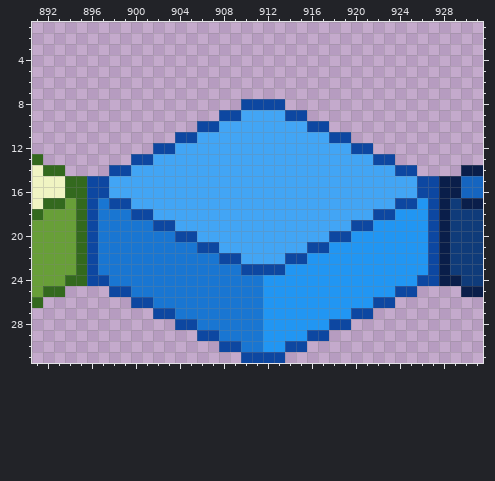
Pixel-art file, stored at floor-tiles.aseprite. Above: the version before the commit.
1248x32 pixels, 1 frame. Colours within 5 levels of each other are drawn and written as one. Shown: x 891..931, y 1..31.
The result:
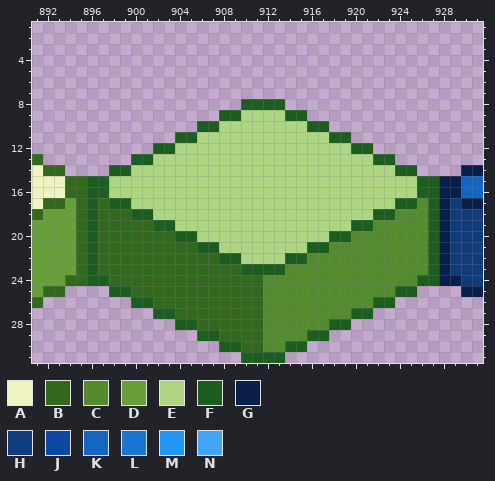
Palette (. is transparent): A #f0f4c3  B #33691e  C #558b2f  D #689f38  E #aed581  F #1b5e20  G #0a1e4a  H #0f3b7a  J #0d47a1  K #1565c0  L #1976d2  M #2196f3  N #42a5f5
Message: normal yellow green tile
The edit:
The author changed colour L to colour B in row 17 at x 897; in row 18 at x 897 to 899; in row 19 at x 897 to 901; in row 20 at x 897 to 903; in row 21 at x 897 to 905; in row 22 at x 897 to 907.
The author changed colour L to colour B in row 23 at x 897 to 909; in row 24 at x 898 to 911; in row 25 at x 900 to 911; in row 26 at x 902 to 911; in row 27 at x 904 to 911; in row 28 at x 906 to 911.
The author changed colour L to colour B in row 29 at x 908 to 911; in row 30 at x 910 to 911.
The author changed colour M to colour C in row 17 at x 926; in row 18 at x 924 to 926; in row 19 at x 922 to 926; in row 20 at x 920 to 926; in row 21 at x 918 to 926; in row 22 at x 916 to 926.
The author changed colour M to colour C in row 23 at x 914 to 926; in row 24 at x 912 to 925; in row 25 at x 912 to 923; in row 26 at x 912 to 921; in row 27 at x 912 to 919; in row 28 at x 912 to 917.
The author changed colour M to colour C in row 29 at x 912 to 915; in row 30 at x 912 to 913.
The author changed colour N to colour E in row 9 at x 910 to 913; in row 10 at x 908 to 915; in row 11 at x 906 to 917; in row 12 at x 904 to 919; in row 13 at x 902 to 921; in row 14 at x 900 to 923.
The author changed colour N to colour E in rows 15 to 16 at x 898 to 925; in row 17 at x 900 to 923; in row 18 at x 902 to 921; in row 19 at x 904 to 919; in row 20 at x 906 to 917; in row 21 at x 908 to 915.
The author changed colour N to colour E in row 22 at x 910 to 913.
The author changed colour J to colour F in row 8 at x 910 to 913; in row 9 at x 908 to 909 and 914 to 915; in row 10 at x 906 to 907 and 916 to 917; in row 11 at x 904 to 905 and 918 to 919; in row 12 at x 902 to 903 and 920 to 921; in row 13 at x 900 to 901 and 922 to 923.
The author changed colour J to colour F in row 14 at x 898 to 899 and 924 to 925; in rows 15 to 16 at x 896 to 897 and 926 to 927; in row 17 at x 896, 898 to 899, 924 to 925 and 927; in row 18 at x 896, 900 to 901, 922 to 923 and 927; in row 19 at x 896, 902 to 903, 920 to 921 and 927; in row 20 at x 896, 904 to 905, 918 to 919 and 927.
The author changed colour J to colour F in row 21 at x 896, 906 to 907, 916 to 917 and 927; in row 22 at x 896, 908 to 909, 914 to 915 and 927; in row 23 at x 896, 910 to 913 and 927; in row 24 at x 896 to 897 and 926 to 927; in row 25 at x 898 to 899 and 924 to 925; in row 26 at x 900 to 901 and 922 to 923.
The author changed colour J to colour F in row 27 at x 902 to 903 and 920 to 921; in row 28 at x 904 to 905 and 918 to 919; in row 29 at x 906 to 907 and 916 to 917; in row 30 at x 908 to 909 and 914 to 915; in row 31 at x 910 to 913.
Pixel boxes of the changes (left, top, right, bottom) in both pictures:
changed: (87, 99, 439, 363)
